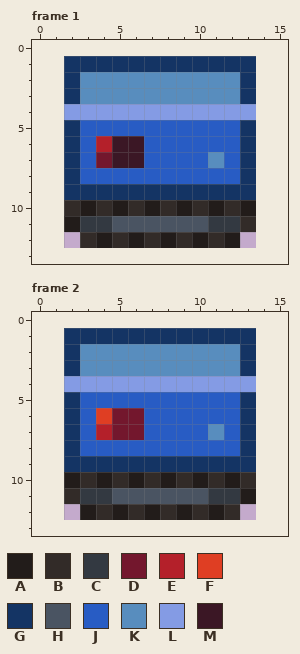
Two versions of one pixel-art file, ase/robit.aseprite. This is how it looked before the edit.
12x12 pixels, 2 frames. Shown: frame 1, frame 2. The old version is drawn lined up with the new one, on the new canvas.
Palette (. is transparent): A #221c1a  B #322b28  C #333941  D #73172d  E #b4202a  F #df3e23  G #143464  H #4a5462  J #285cc4  K #588dbe  L #849be4  M #3b1725
After the commit:
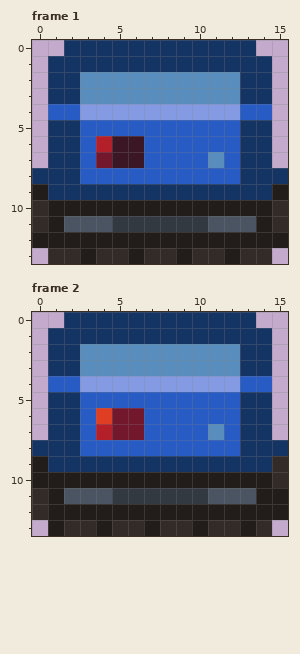
From old to new:
canvas 12x12 -> 16x14, the old top-left corner now at 2,1
colour C: #333941 -> #4a5462
colour H: #4a5462 -> #333941
Frame 1:
y 0: x 2..13 ............ -> GGGGGGGGGGGG
y 1..3: x 1 . -> G; x 14 . -> G
y 4: x 1..2 .L -> JJ; x 13..14 L. -> JJ
y 5..7: x 1 . -> G; x 14 . -> G
y 8: x 0..1 .. -> GG; x 14..15 .. -> GG
y 9: x 0..1 .. -> AG; x 14..15 .. -> GA
y 10: x 0..2 ..B -> BAA; x 4 B -> A; x 6 B -> A; x 8 B -> A; x 10 B -> A; x 12 B -> A; x 14..15 .. -> AB
y 11: x 0..2 ..A -> BAC; x 13..15 B.. -> CAB
y 12: x 0..3 ...B -> AAAA; x 5 B -> A; x 7 B -> A; x 9 B -> A; x 11 B -> A; x 13..15 ... -> AAA
y 13: x 1..14 .............. -> BBABBABBABBABB
Frame 2:
y 0: x 2..13 ............ -> GGGGGGGGGGGG
y 1..3: x 1 . -> G; x 14 . -> G
y 4: x 1..2 .L -> JJ; x 13..14 L. -> JJ
y 5..7: x 1 . -> G; x 14 . -> G
y 8: x 0..1 .. -> GG; x 14..15 .. -> GG
y 9: x 0..1 .. -> AG; x 14..15 .. -> GB
y 10: x 0..1 .. -> AA; x 3 B -> A; x 5 B -> A; x 7 B -> A; x 9 B -> A; x 11 B -> A; x 13..15 B.. -> AAB
y 11: x 0..2 ..B -> BAC; x 13..15 A.. -> CAA
y 12: x 0..2 ... -> BAA; x 4 B -> A; x 6 B -> A; x 8 B -> A; x 10 B -> A; x 12..15 B... -> AAAA
y 13: x 1..14 .............. -> ABBABBABBABBAB
